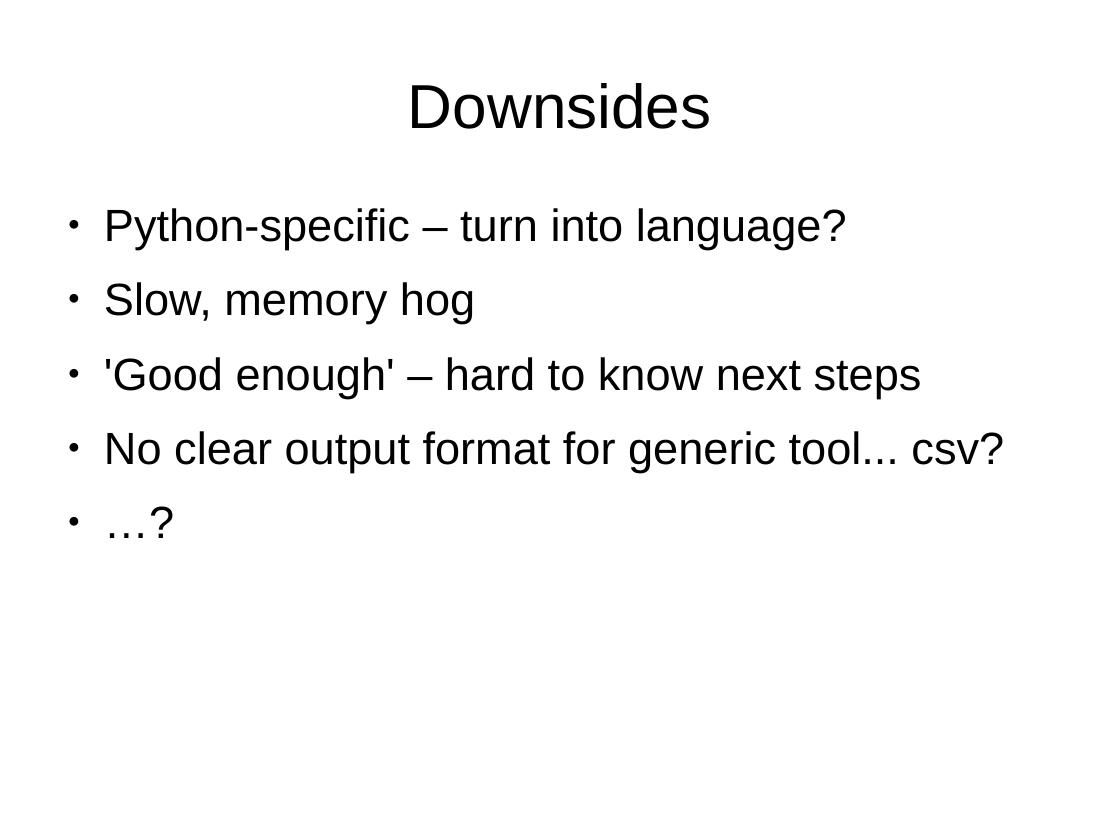
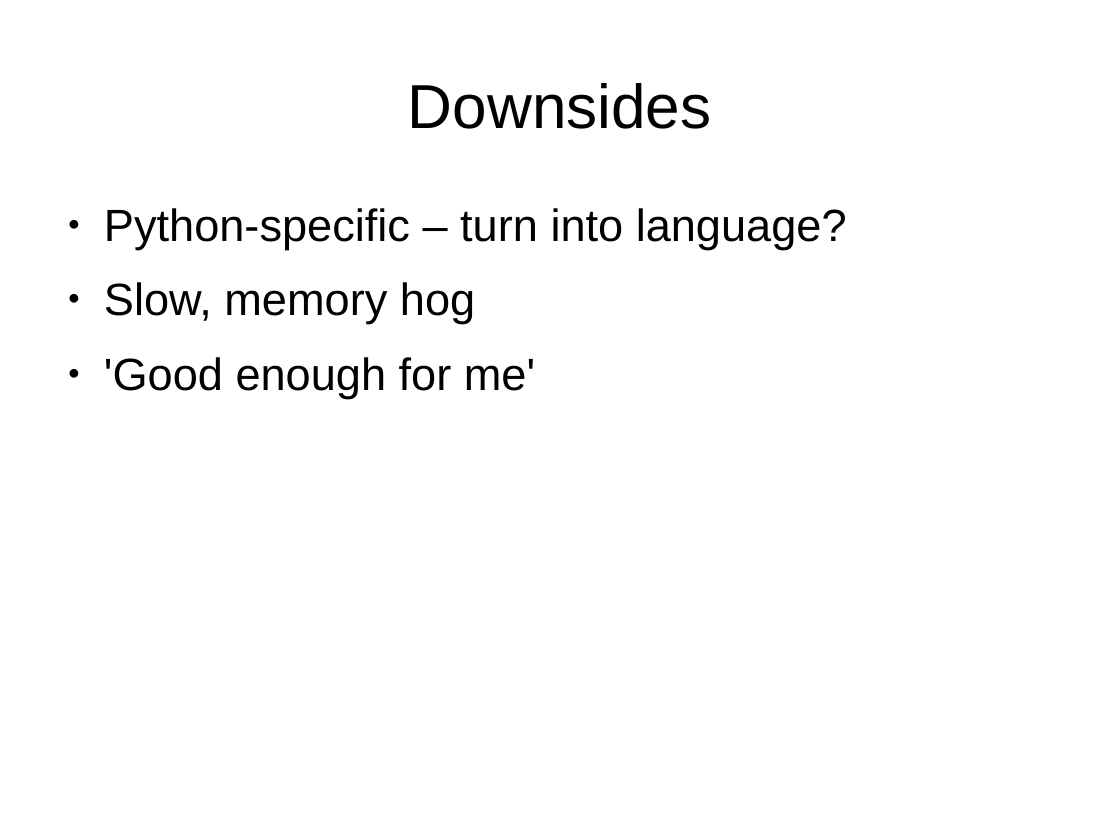
Before and after one commit to sensiblecodeio/xypath, a slide deck: slide 17 of presentation.odp (slide 13 before the commit). Drawn at 1120x840 pixels with LibreOffice and Linux fonts; fonts in the diff are those of the drawing. Boxes give left, top, right and bottom in pixels: in the first picture for what was removed or moved away, otherwise in the second. Text is boxed around its words. In the diff, an @@ line names an element or a change of style, - is before the commit and + after.

Commit message:
more presentation

```diff
--- a/presentation.odp
+++ b/presentation.odp
@@ text at (104,357,535,398): text changed @@
-● 'Good enough' – hard to know next steps
-● No clear output format for generic tool... csv?
-● …?
+● 'Good enough for me'
```
Also in this commit, not shown: 1 other slide changed, 9 slides added, 4 slides removed.
